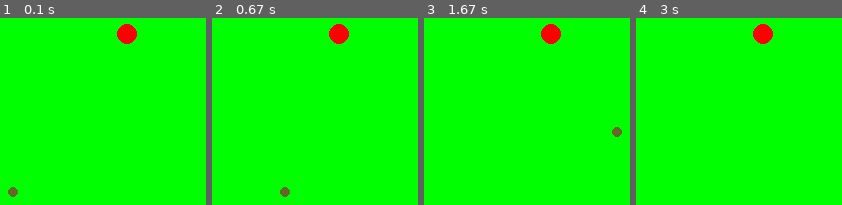
Above: before the commit, frames 1-4 (left to right).
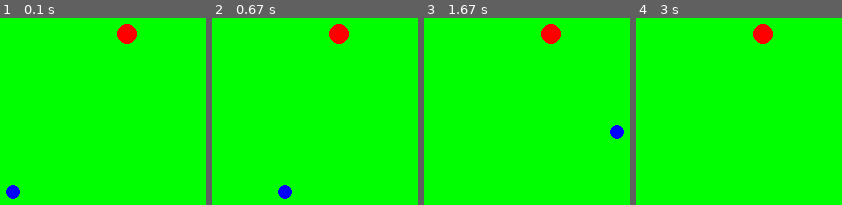
Above: after the commit, the same moments.

Repository: WToon/Python
Game: pygame game, started from Pygame_/Snake.py
The game is run twice, just before and just after one commit, with the same random seed, the same clock (stepped at 60 frames per second) and the same inputs.
Inputs:
- Up to frame 1 (0.1 s): no input
- Up to frame 2 (0.67 s): hold Right from 0.33 s (still down)
- Up to frame 3 (1.67 s): release Right at 0.8 s; hold Up 0.83-1.13 s; hold Right 1.17-1.63 s
- Up to frame 4 (3 s): no input

The runs differ from the first frame. In frame 1, 0.4% of the frame differs, in the area x 2-10%, y 89-97%; in frame 2, 0.4%; in frame 3, 0.4%; in frame 4, nothing differs.

Commit message:
Snake update

Diff:
--- a/Pygame_/Snake.py
+++ b/Pygame_/Snake.py
@@ -28,8 +28,9 @@
     y_position = int(WINDOWHEIGHT/2)
     x_velocity = 0
     y_velocity = 0
+    GROWTHSPEED = 5
     snake = [(x_position, y_position)]
-    apples = [(random.randint(10, WINDOWWIDTH), random.randint(10, WINDOWHEIGHT))]
+    apple = (random.randint(10, WINDOWWIDTH), random.randint(10, WINDOWHEIGHT))
 
     while True:
         for event in pygame.event.get():
@@ -51,37 +52,49 @@
                     y_velocity = 0
 
 
-        snake, apples = updateGameObjects(snake, apples, x_velocity, y_velocity)
-        drawGameObjects(snake, apples)
+        snake, apple, x_velocity, y_velocity = updateGameObjects(snake, apple, x_velocity, y_velocity, GROWTHSPEED)
+        drawGameObjects(snake, apple)
         pygame.display.update()
         FPSCLOCK.tick(FPS)
 
 
-def drawGameObjects(snake, apples):
+def drawGameObjects(snake, apple):
     DISPLAYSURF.fill(GREEN)
     drawSnake(snake)
-    drawApples(apples)
+    drawApple(apple)
 
 
 def drawSnake(snake):
+    i = 0
     for limb in snake:
-        pygame.draw.circle(DISPLAYSURF, DARK_GREEN, limb, 5)
+        if limb == snake[0]:
+            pygame.draw.circle(DISPLAYSURF, BLUE, limb, 7)
+        else:
+            if (i%2 == 0):
+                i+=1
+                pygame.draw.circle(DISPLAYSURF, DARK_GREEN, limb, 5)
+            else:
+                i+=1
+                pygame.draw.circle(DISPLAYSURF, WHITE, limb, 5)
 
 
-def drawApples(apples):
-    for apple in apples:
-        pygame.draw.circle(DISPLAYSURF, RED, apple, 10)
+def drawApple(apple):
+    pygame.draw.circle(DISPLAYSURF, RED, apple, 10)
 
 
-def updateGameObjects(snake, apples, xvel, yvel):
+def updateGameObjects(snake, apple, xvel, yvel, GROWTHSPEED):
     snake = updateSnake(snake, xvel, yvel)
     if touchesTail(snake):
-        gameOver()
-    if touchesApple(snake, apples[0]):
-        del(apples[0])
-        snake.append((snake[len(snake)-1][0]+numpy.sign(xvel)*3, snake[len(snake)-1][1]+numpy.sign(yvel)*3))
-        apples.append((random.randint(10, WINDOWWIDTH), random.randint(10, WINDOWHEIGHT)))
-    return snake, apples
+        # TODO end game
+        xvel = 0
+        yvel = 0
+        print('Game over, final score: ' + str(len(snake)/GROWTHSPEED))
+        snake = [snake[0]]
+    elif touchesApple(snake, apple):
+        for i in range(1, GROWTHSPEED):
+            snake.append((snake[-1][0]-xvel*i, snake[-1][1]-yvel*i))
+        apple = (random.randint(10, WINDOWWIDTH), random.randint(10, WINDOWHEIGHT))
+    return snake, apple, xvel, yvel
 
 
 def updateSnake(snake, xvel, yvel):
@@ -95,11 +108,8 @@
 
 
 def touchesTail(snake):
-    for limb in snake:
-        dist = distance(limb, snake[0])
-        if limb == snake[0]:
-            pass
-        elif (dist < 2):
+    for i in range(3, len(snake)-1):
+        if (distance(snake[i], snake[0]) < 5):
             return True
     return False
 
@@ -111,9 +121,9 @@
     return False
 
 
-def gameOver():
-    pygame.quit()
-    sys.exit()
+
+
+
 
 def distance(p0, p1):
     return numpy.sqrt((p0[0] - p1[0])**2 + (p0[1] - p1[1])**2)
